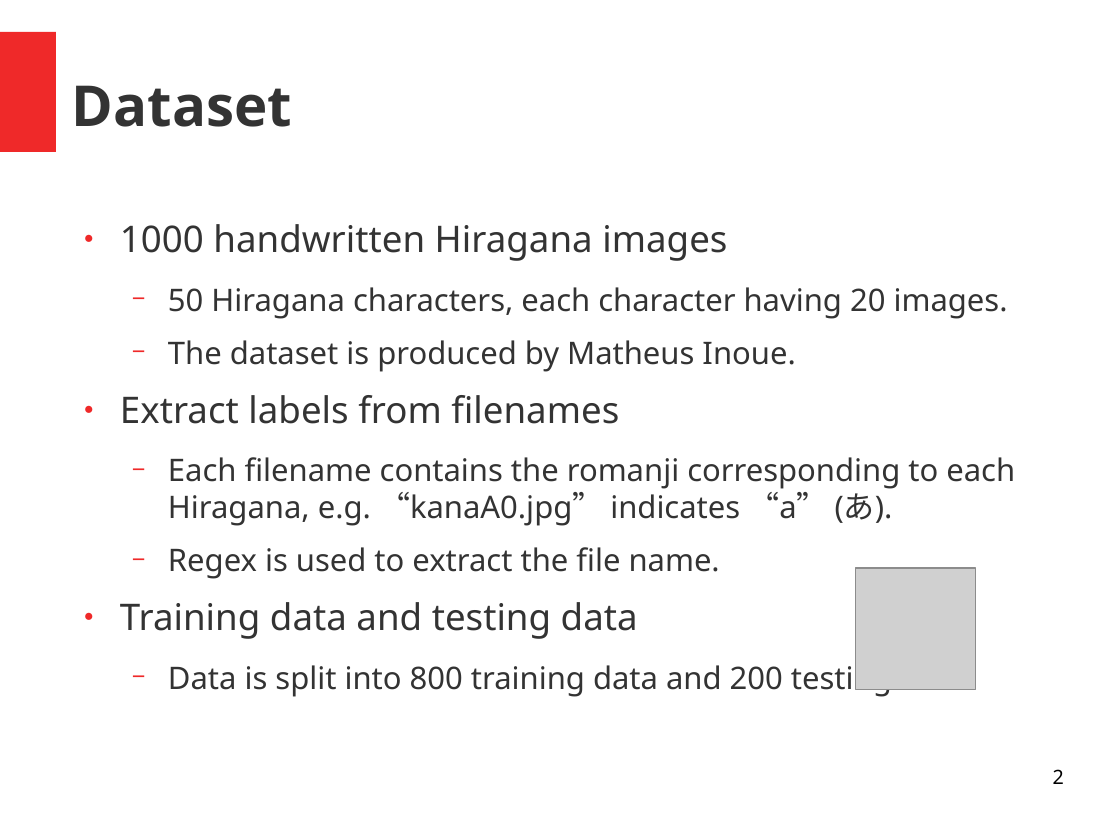
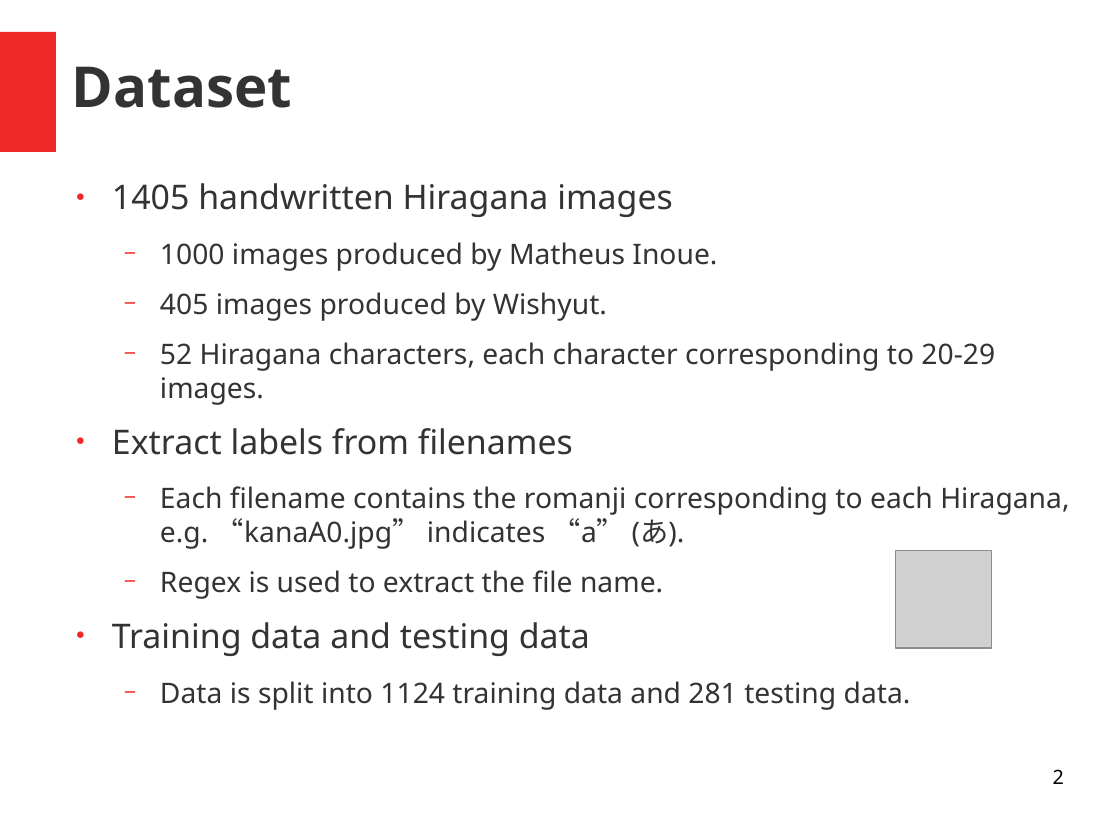
Before and after one commit to tim840818/nihongo_recognition, a slide deck: slide 2 of Hiragana-Recognition.odp. Drawn at 1120x840 pixels with LibreOffice and Linux fonts; fonts in the diff are those of the drawing; grey boxes stand for pictures. Boxes give left, top, right and bottom in pixels: in the first picture for what was removed or moved away, otherwise in the second. Text is boxed around its words. In the diff, an @@ line names an element or a change of style, - is before the commit and + after.

```diff
--- a/Hiragana-Recognition.odp
+++ b/Hiragana-Recognition.odp
@@ title "Dataset": place and size @@
-title "Dataset" at (72,85,292,127)
+title "Dataset" at (72,66,292,108)
@@ text "1405 handwritten Hiragana images": place and size @@
-text "1405 handwritten Hiragana images" at (120,224,1015,697)
+text "1405 handwritten Hiragana images" at (112,183,1069,710)
@@ text at (112,183,995,405): text changed; size 22 to 20 pt @@
-● 1000 handwritten Hiragana images
-  − 50 Hiragana characters, each character having 20 images.
-  − The dataset is produced by Matheus Inoue.
+● 1405 handwritten Hiragana images
+  − 1000 images produced by Matheus Inoue.
+  − 405 images produced by Wishyut.
+  − 52 Hiragana characters, each character corresponding to 20-29 images.
@@ text at (112,428,1069,656): size 26 to 24 pt in "Extract labels from filenames", "Training data and testing data"; size 22 to 20 pt in "Each filename contains the romanji corresponding to ...", "Regex is used to extract the file ..." @@
@@ picture: place and size @@
-picture at (857,568,977,690)
+picture at (896,551,992,648)
@@ text at (160,681,911,710): text changed; size 22 to 20 pt @@
-  − Data is split into 800 training data and 200 testing data.
+  − Data is split into 1124 training data and 281 testing data.
```
Also in this commit, not shown: 6 slides added, 3 slides removed, 3 other files.
